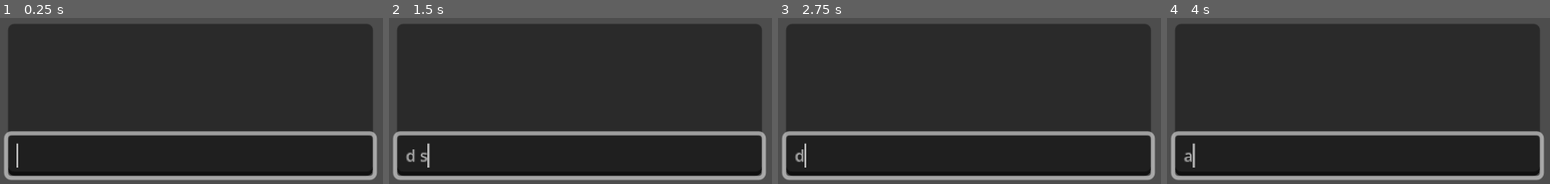
Above: before the commit, frames 1-4 (left to right).
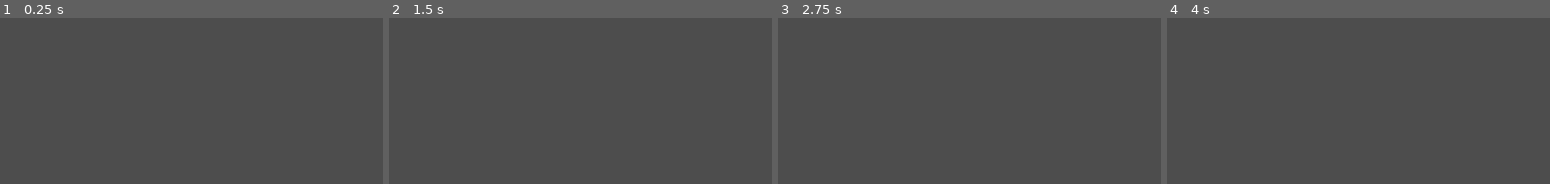
Above: after the commit, the same moments.

Repository: Endermandels/Aversia
Game: Godot game, scene res://components/console.tscn
Two runs of this game, one before a commit and one after it. Both use one fixed random seed, a clock stepped at 60 frames per second and the inputs below. This scene is started directly instead of the project's main scene.
Inputs (mouse positions are in pixels of both pictures, inside the frame that each line leads up to):
- Up to frame 1 (0.25 s): no input
- Up to frame 2 (1.5 s): tap Enter at 0.5 s; move the mouse to (outside the picture) at 0.52 s; hold D (move_right) 0.53-1.28 s; click (outside the picture) at 0.67 s; tap Space at 1.25 s; move the mouse to (outside the picture) at 1.27 s; hold S (move_down) from 1.28 s (still down)
- Up to frame 3 (2.75 s): tap Enter at 2 s; move the mouse to (outside the picture) at 2.02 s; release S (move_down) at 2.03 s; hold D (move_right) from 2.03 s (still down)
- Up to frame 4 (4 s): tap Space at 2.75 s; move the mouse to (1496, 37) at 2.77 s; release D (move_right) at 2.78 s; hold W (move_up) 2.78-3.53 s; click (1496, 37) at 2.92 s; tap Enter at 3.5 s; move the mouse to (outside the picture) at 3.52 s; hold A (move_left) from 3.53 s (still down)

The runs differ from the first frame. In frame 1, 90% of the frame differs, in the area x 0-99%, y 3-98%; in frame 2, 90%; in frame 3, 90%; in frame 4, 90%.

Commit message:
Add creature with wander and idle states

Diff:
--- a/components/console.tscn
+++ b/components/console.tscn
@@ -5,7 +5,6 @@
 [node name="Console" type="CanvasLayer" unique_id=559943349 node_paths=PackedStringArray("scroll_box", "chat_box", "line_edit")]
 script = ExtResource("1_k8p3b")
 default_text_color = Color(0.79, 0.79, 0.79, 1)
-hide_on_ready = false
 allow_non_commands = false
 scroll_box = NodePath("PanelContainer/VBoxContainer/ScrollContainer")
 chat_box = NodePath("PanelContainer/VBoxContainer/ScrollContainer/ChatBox")
--- a/project.godot
+++ b/project.godot
@@ -57,6 +57,10 @@
 ]
 }
 
+[layer_names]
+
+2d_physics/layer_1="Wall"
+
 [physics]
 
 3d/physics_engine="Jolt Physics"
--- /dev/null
+++ b/scenes/creature.tscn
@@ -0,0 +1,103 @@
+[gd_scene format=3 uid="uid://bt5iq6b35f2io"]
+
+[ext_resource type="Texture2D" uid="uid://daarhrra6p6bd" path="res://assets/visuals/Squirrel Sprite Sheet.png" id="1_7obff"]
+[ext_resource type="Script" uid="uid://2udncpibsy6i" path="res://scripts/creature.gd" id="1_rl551"]
+[ext_resource type="Script" uid="uid://nq7xqsfj83rt" path="res://components/movement_component.gd" id="2_rl551"]
+[ext_resource type="Script" uid="uid://bam0t1cu515kb" path="res://components/animation_component.gd" id="3_2b8l4"]
+[ext_resource type="Script" uid="uid://m0x146tkwudy" path="res://scripts/creature_ai.gd" id="5_2b8l4"]
+
+[sub_resource type="Animation" id="Animation_tuyoq"]
+length = 0.001
+tracks/0/type = "value"
+tracks/0/imported = false
+tracks/0/enabled = true
+tracks/0/path = NodePath("Sprite2D:frame")
+tracks/0/interp = 1
+tracks/0/loop_wrap = true
+tracks/0/keys = {
+"times": PackedFloat32Array(0),
+"transitions": PackedFloat32Array(1),
+"update": 1,
+"values": [0]
+}
+
+[sub_resource type="Animation" id="Animation_fjrip"]
+resource_name = "idle"
+length = 1.000008363135904
+loop_mode = 1
+step = 0.083333336
+tracks/0/type = "value"
+tracks/0/imported = false
+tracks/0/enabled = true
+tracks/0/path = NodePath("Sprite2D:frame")
+tracks/0/interp = 1
+tracks/0/loop_wrap = true
+tracks/0/keys = {
+"times": PackedFloat32Array(0, 0.6666667, 0.75, 0.8333334, 0.9166667),
+"transitions": PackedFloat32Array(1, 1, 1, 1, 1),
+"update": 1,
+"values": [0, 1, 2, 3, 5]
+}
+
+[sub_resource type="Animation" id="Animation_smehm"]
+resource_name = "run"
+length = 0.6666750198684632
+loop_mode = 1
+step = 0.083333336
+tracks/0/type = "value"
+tracks/0/imported = false
+tracks/0/enabled = true
+tracks/0/path = NodePath("Sprite2D:frame")
+tracks/0/interp = 1
+tracks/0/loop_wrap = true
+tracks/0/keys = {
+"times": PackedFloat32Array(0, 0.083333336, 0.16666667, 0.25, 0.33333334, 0.4166667, 0.5, 0.5833334),
+"transitions": PackedFloat32Array(1, 1, 1, 1, 1, 1, 1, 1),
+"update": 1,
+"values": [16, 17, 18, 19, 20, 21, 22, 23]
+}
+
+[sub_resource type="AnimationLibrary" id="AnimationLibrary_3ge22"]
+_data = {
+&"RESET": SubResource("Animation_tuyoq"),
+&"idle": SubResource("Animation_fjrip"),
+&"run": SubResource("Animation_smehm")
+}
+
+[sub_resource type="CapsuleShape2D" id="CapsuleShape2D_3c2ov"]
+radius = 2.0
+height = 10.0
+
+[node name="Creature" type="CharacterBody2D" unique_id=625790673 node_paths=PackedStringArray("movement_cmp", "animation_cmp", "creature_ai")]
+collision_layer = 0
+script = ExtResource("1_rl551")
+movement_cmp = NodePath("MovementComponent")
+animation_cmp = NodePath("AnimationComponent")
+creature_ai = NodePath("CreatureAI")
+
+[node name="Sprite2D" type="Sprite2D" parent="." unique_id=1362772574]
+position = Vector2(0, -16)
+texture = ExtResource("1_7obff")
+hframes = 8
+vframes = 7
+
+[node name="MovementComponent" type="Node" parent="." unique_id=1141609074]
+script = ExtResource("2_rl551")
+max_speed = 40.0
+metadata/_custom_type_script = "uid://nq7xqsfj83rt"
+
+[node name="AnimationComponent" type="AnimationPlayer" parent="." unique_id=2132422510 node_paths=PackedStringArray("sprite")]
+libraries/ = SubResource("AnimationLibrary_3ge22")
+autoplay = &"idle"
+script = ExtResource("3_2b8l4")
+sprite = NodePath("../Sprite2D")
+metadata/_custom_type_script = "uid://bam0t1cu515kb"
+
+[node name="CollisionShape2D" type="CollisionShape2D" parent="." unique_id=2143686836]
+position = Vector2(0, -1)
+rotation = 1.5707964
+shape = SubResource("CapsuleShape2D_3c2ov")
+
+[node name="CreatureAI" type="Node" parent="." unique_id=1629726825]
+script = ExtResource("5_2b8l4")
+metadata/_custom_type_script = "uid://m0x146tkwudy"
--- a/scenes/home.tscn
+++ b/scenes/home.tscn
@@ -2,6 +2,7 @@
 
 [ext_resource type="PackedScene" uid="uid://b7d74rotkqden" path="res://scenes/player.tscn" id="1_krot7"]
 [ext_resource type="Texture2D" uid="uid://brhiw0m7wk0b7" path="res://assets/visuals/Forest Tileset Trees.png" id="2_u4wd2"]
+[ext_resource type="PackedScene" uid="uid://bt5iq6b35f2io" path="res://scenes/creature.tscn" id="3_w18ys"]
 
 [sub_resource type="TileSetAtlasSource" id="TileSetAtlasSource_w18ys"]
 texture = ExtResource("2_u4wd2")
@@ -34,6 +35,7 @@
 [sub_resource type="TileSet" id="TileSet_neivv"]
 tile_size = Vector2i(64, 64)
 physics_layer_0/collision_layer = 1
+physics_layer_0/collision_mask = 0
 sources/0 = SubResource("TileSetAtlasSource_w18ys")
 
 [node name="Home" type="Node2D" unique_id=222732394]
@@ -49,3 +51,6 @@
 scale = Vector2(1.5, 1.5)
 tile_map_data = PackedByteArray("AAAAAAEAAAACAAAAAAAAAAIAAAACAAAAAAAAAAMAAAACAAAAAAABAAMAAAACAAAAAAACAAMAAAACAAAAAAADAA …(560 unchanged characters)…
 tile_set = SubResource("TileSet_neivv")
+
+[node name="Creature" parent="Y-Sorted" unique_id=625790673 instance=ExtResource("3_w18ys")]
+position = Vector2(271, 47)
--- a/scenes/player.tscn
+++ b/scenes/player.tscn
@@ -21,10 +21,10 @@
 "values": [0]
 }
 
-[sub_resource type="Animation" id="Animation_fjrip"]
+[sub_resource type="Animation" id="Animation_tuyoq"]
 resource_name = "idle"
 loop_mode = 1
-step = 0.083333336
+step = 0.16666667
 tracks/0/type = "value"
 tracks/0/imported = false
 tracks/0/enabled = true
@@ -38,7 +38,7 @@
 "values": [0, 1, 2, 3, 4, 5]
 }
 
-[sub_resource type="Animation" id="Animation_smehm"]
+[sub_resource type="Animation" id="Animation_fjrip"]
 resource_name = "run"
 length = 0.6666750198684632
 loop_mode = 1
@@ -50,24 +50,25 @@
 tracks/0/interp = 1
 tracks/0/loop_wrap = true
 tracks/0/keys = {
-"times": PackedFloat32Array(0, 0.083333336, 0.16666667, 0.25, 0.33333334, 0.4166667, 0.5, 0.5833334),
+"times": PackedFloat32Array(0, 0.083333336, 0.16666667, 0.25, 0.33333334, 0.41666666, 0.5, 0.5833333),
 "transitions": PackedFloat32Array(1, 1, 1, 1, 1, 1, 1, 1),
 "update": 1,
 "values": [9, 10, 11, 12, 13, 14, 15, 8]
 }
 
-[sub_resource type="AnimationLibrary" id="AnimationLibrary_ur7pv"]
+[sub_resource type="AnimationLibrary" id="AnimationLibrary_smehm"]
 _data = {
-&"RESET": SubResource("Animation_tuyoq"),
-&"idle": SubResource("Animation_fjrip"),
-&"run": SubResource("Animation_smehm")
+&"RESET": SubResource("Animation_qlg0r"),
+&"idle": SubResource("Animation_tuyoq"),
+&"run": SubResource("Animation_fjrip")
 }
 
-[sub_resource type="CapsuleShape2D" id="CapsuleShape2D_ugjuj"]
+[sub_resource type="CapsuleShape2D" id="CapsuleShape2D_neivv"]
 radius = 2.0
-height = 16.0
+height = 12.0
 
 [node name="Player" type="CharacterBody2D" unique_id=378793080 node_paths=PackedStringArray("input_cmp", "movement_cmp", "animation_cmp")]
+collision_layer = 0
 script = ExtResource("1_dqkch")
 input_cmp = NodePath("InputComponent")
 movement_cmp = NodePath("MovementComponent")
@@ -84,24 +85,24 @@
 body = NodePath("..")
 metadata/_custom_type_script = "uid://cvvijjv0cffej"
 
-[node name="MovementComponent" type="Node" parent="." unique_id=1872982149]
-script = ExtResource("3_dqkch")
-metadata/_custom_type_script = "uid://nq7xqsfj83rt"
+[node name="Camera2D" type="Camera2D" parent="." unique_id=411963879]
+position_smoothing_enabled = true
+position_smoothing_speed = 7.0
+drag_horizontal_enabled = true
+drag_vertical_enabled = true
 
-[node name="AnimationComponent" type="AnimationPlayer" parent="." unique_id=1303927703 node_paths=PackedStringArray("sprite")]
-libraries/ = SubResource("AnimationLibrary_ur7pv")
+[node name="AnimationComponent" type="AnimationPlayer" parent="." unique_id=256400565 node_paths=PackedStringArray("sprite")]
+libraries/ = SubResource("AnimationLibrary_smehm")
 autoplay = &"idle"
 script = ExtResource("5_qlg0r")
 sprite = NodePath("../Sprite2D")
 metadata/_custom_type_script = "uid://bam0t1cu515kb"
 
-[node name="CollisionShape2D" type="CollisionShape2D" parent="." unique_id=1679429943]
-position = Vector2(0, -1)
+[node name="MovementComponent" type="Node" parent="." unique_id=1291226116]
+script = ExtResource("3_dqkch")
+max_speed = 100.0
+metadata/_custom_type_script = "uid://nq7xqsfj83rt"
+
+[node name="CollisionShape2D" type="CollisionShape2D" parent="." unique_id=700120394]
 rotation = 1.5707964
-shape = SubResource("CapsuleShape2D_ugjuj")
-
-[node name="Camera2D" type="Camera2D" parent="." unique_id=411963879]
-position_smoothing_enabled = true
-position_smoothing_speed = 7.0
-drag_horizontal_enabled = true
-drag_vertical_enabled = true
+shape = SubResource("CapsuleShape2D_neivv")
--- /dev/null
+++ b/scripts/creature.gd
@@ -0,0 +1,18 @@
+extends CharacterBody2D
+class_name Creature
+
+@export_group("Internal Nodes")
+@export var movement_cmp: MovementComponent
+@export var animation_cmp: AnimationComponent
+@export var creature_ai: CreatureAI
+
+func _ready() -> void:
+	pass
+
+func _process(_delta: float) -> void:
+	animation_cmp.handle_facing_direction(self)
+
+func _physics_process(_delta: float) -> void:
+	movement_cmp.handle_movement(self, creature_ai.input_vector)
+
+	move_and_slide()
--- /dev/null
+++ b/scripts/creature_ai.gd
@@ -0,0 +1,48 @@
+extends Node
+class_name CreatureAI
+
+enum State {
+    IDLE,
+    WANDER,
+    FLEE,
+    PURSUE,
+    INVESTIGATE
+}
+
+@export_group("Settings")
+@export var idle_time_min: float = 2.0
+@export var idle_time_max: float = 5.0
+@export var wander_time_min: float = 1.0
+@export var wander_time_max: float = 3.0
+
+var transitioned: bool = false
+var current_state: State = State.IDLE
+var input_vector: Vector2 = Vector2.ZERO
+
+func idle(_delta: float) -> void:
+    if not transitioned:
+        var timer = get_tree().create_timer(randf_range(idle_time_min, idle_time_max))
+        timer.timeout.connect(transition.bind(State.WANDER))
+        input_vector = Vector2.ZERO
+        transitioned = true
+
+func wander(_delta: float) -> void:
+    if not transitioned:
+        var timer = get_tree().create_timer(randf_range(wander_time_min, wander_time_max))
+        timer.timeout.connect(transition.bind(State.IDLE))
+        input_vector = Vector2(1 - randf() * 2, 1 - randf() * 2).normalized()
+        transitioned = true
+
+func transition(state: State) -> void:
+    if state == current_state:
+        return
+
+    current_state = state
+    transitioned = false
+
+func _physics_process(delta: float) -> void:
+    match current_state:
+        State.IDLE:
+            idle(delta)
+        State.WANDER:
+            wander(delta)
Not shown: 1 places in scenes/player.tscn that only renumber resources
Not shown, added: scripts/creature.gd.uid
Not shown, added: scripts/creature_ai.gd.uid
Not shown, added: TODO.md
